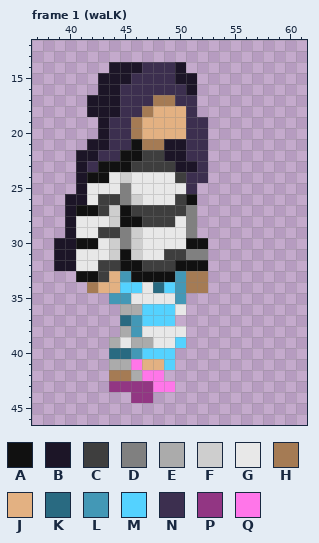
One commit to this pixel-art file: Assets/Sprites/Doppel.aseprite. This is how it looked before the edit.
94x51 pixels, 13 frames. Colours within 5 levels of each other are drawn and written as one. Shown: frame 1 (waLK): x 37..61, y 12..46. The commit also changed other frames, which this record leaves out.
Visible layers, top first: "Actual", "Front Leg", "Back Leg", "Torso", "Pelvis".
Palette (. is transparent): A #111111  B #1c1527  C #3e3e3e  D #808080  E #ababab  F #cecece  G #e8e8e8  H #a57b54  J #e3b182  K #296a81  L #4398b6  M #54d2ff  N #3c2f4f  P #923683  Q #ff76e9
Pixels before, frame 1 (waLK), first column x 39:
14 .....BBBNNNB..
15 ....BBBNNNNBB.
16 ....BBNNNNNNB.
17 ...BBBNNNHHNN.
18 ...BBBNNHJJJN.
19 ....BNNHJJJJNN
20 ....BNNHJJJJNN
21 ...BBNNAHHBBNN
22 ..BBNNAACCBBNN
23 ..BNAAACCCCBBN
24 ..BAAGFGGGGCNN
25 ..BGGGDGGGGGN.
26 .BBGCCDFGGGCA.
27 .BAACFACCCCCD.
28 .BGGGFAACCCGD.
29 .BGGCCDFGGGGD.
30 BBAAGFDFGGGGAA
31 BBGGGFAFGGCCDD
32 BBGGCCAACCCAAA
33 ..AACJLAAAALHH
34 ...HJJMMGKMLHH
35 .....LLGGGGL..
36 ......EEMMMG..
37 ......KLMMM...
38 ......ELGGGG..
39 .....EGEEGGM..
40 .....KKLMMM...
41 .....EEQJJM...
42 .....HHEQQ....
43 .....PPPPQQ...
44 .......PP.....
Now the later version:
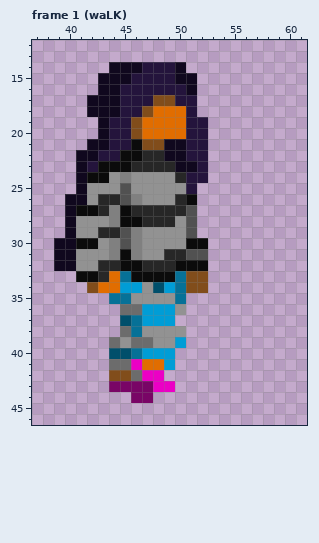
From old to new:
Colour A changes from #111111 to #0b0b0b.
Colour B changes from #1c1527 to #10081e.
Colour C changes from #3e3e3e to #272727.
Colour D changes from #808080 to #515151.
Colour E changes from #ababab to #6c6c6c.
Colour F changes from #cecece to #808080.
Colour G changes from #e8e8e8 to #929292.
Colour H changes from #a57b54 to #814d1b.
Colour J changes from #e3b182 to #e16d00.
Colour K changes from #296a81 to #004f6b.
Colour L changes from #4398b6 to #067197.
Colour M changes from #54d2ff to #009dd6.
Colour N changes from #3c2f4f to #24143c.
Colour P changes from #923683 to #790566.
Colour Q changes from #ff76e9 to #eb00c5.
Pixel boxes of the changes (left, top, right, bottom) in both pictures:
changed: (54, 62, 208, 403)
